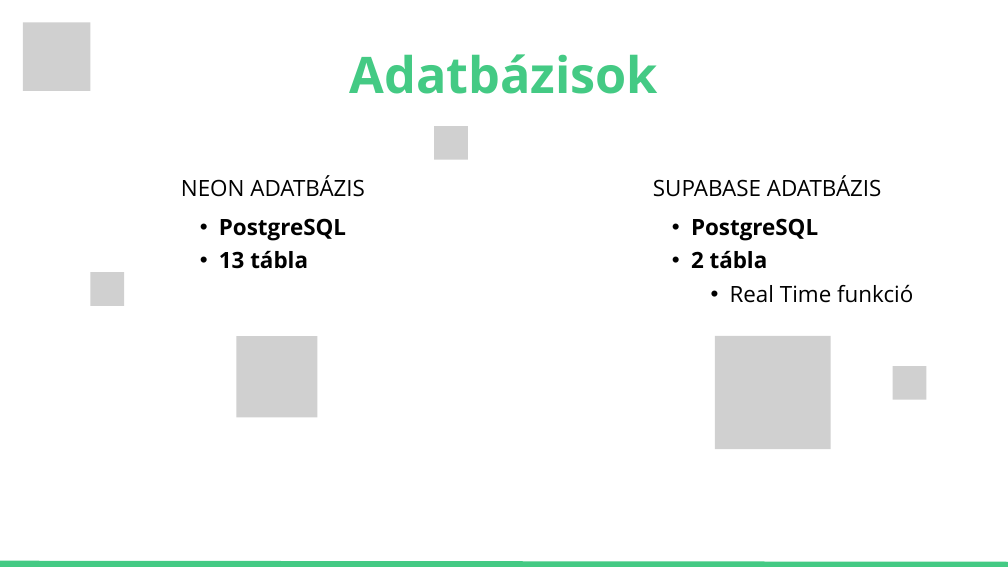
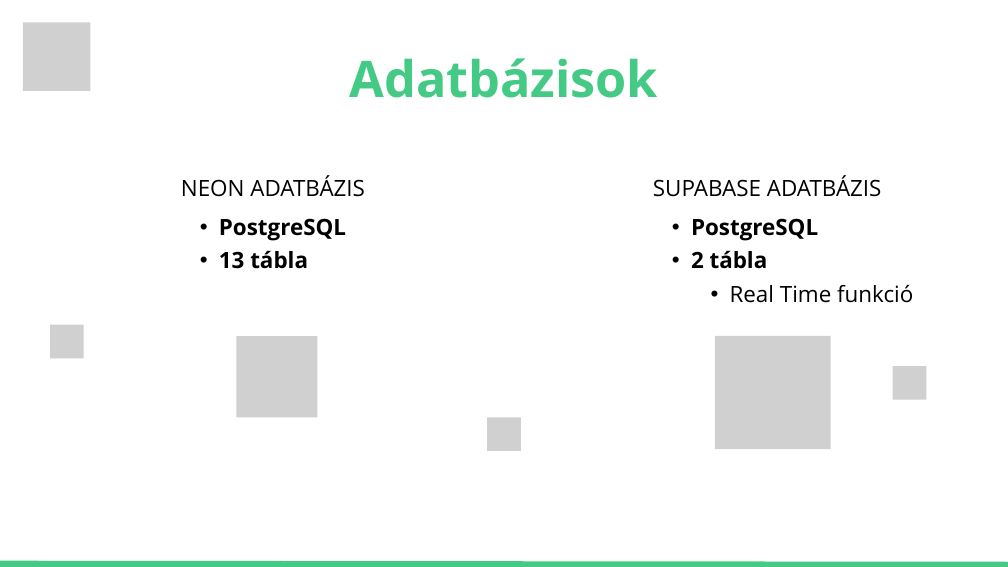
Before and after one commit to janoscsordas/planit-vizsgaremek-osszes, a slide deck: slide 8 of Planitapp presentation.pptx. Drawn at 1008x567 pixels with LibreOffice and Linux fonts; fonts in the diff are those of the drawing; grey boxes stand for pictures. Boxes give left, top, right and bottom in pixels: in the first picture for what was removed or moved away, otherwise in the second. Text is boxed around its words. In the diff, an @@ line names an element or a change of style, - is before the commit and + after.

```diff
--- a/Planitapp presentation.pptx
+++ b/Planitapp presentation.pptx
@@ text "Adatbázisok" moved from (x1=350, y1=54, x2=659, y2=94) to (x1=350, y1=58, x2=659, y2=98) @@
@@ picture moved from (x1=91, y1=272, x2=124, y2=306) to (x1=50, y1=325, x2=84, y2=358) @@
@@ picture moved from (x1=434, y1=126, x2=468, y2=160) to (x1=487, y1=417, x2=521, y2=451) @@
```
Also in this commit, not shown: 7 other slides changed.
